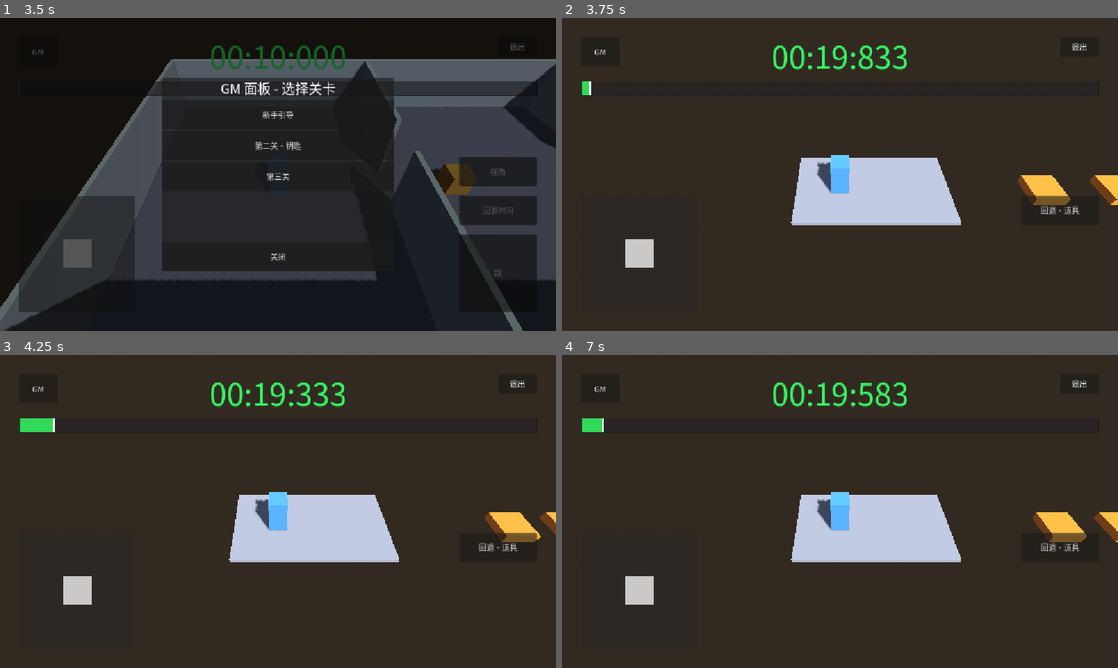
Above: before the commit, frames 1-4 (two rows, left to right).
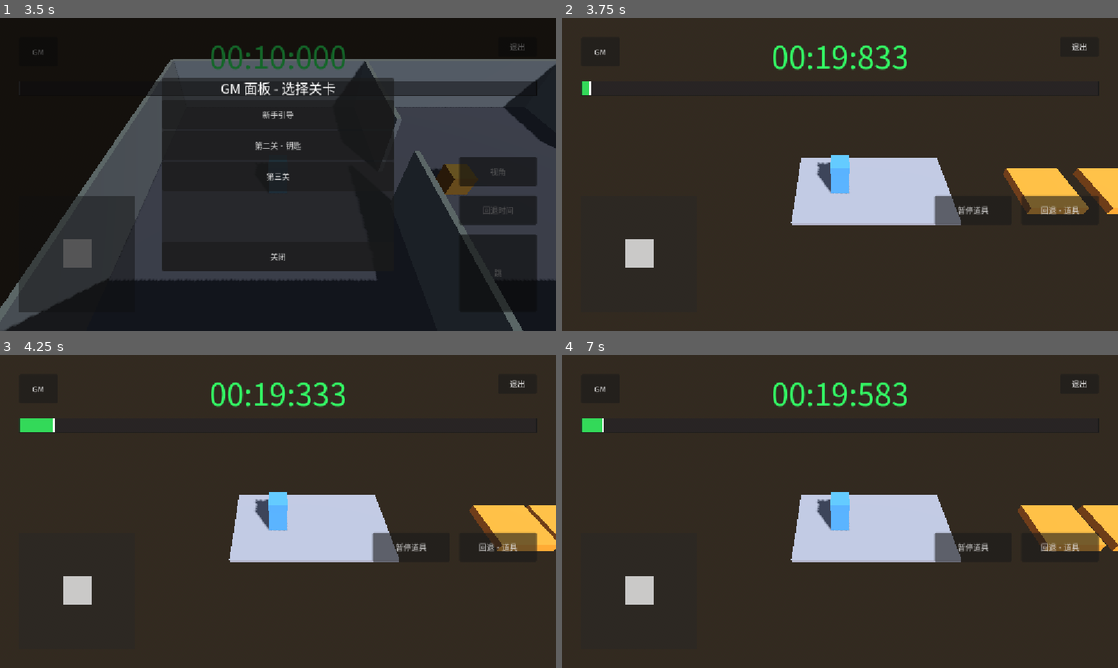
Above: after the commit, the same moments.

Repository: boomlulu/godot-jolt-time
Game: Godot game, scene res://world.tscn
The game is run twice, just before and just after one commit, with the same random seed, the same clock (stepped at 60 frames per second) and the same inputs.
Inputs (mouse positions are in pixels of both pictures, inside the frame that each line leads up to):
- Up to frame 1 (3.5 s): click "跳" at 0.5 s; click "回退时间" at 1.25 s; click "视角" at 2 s; click "GM" at 2.75 s
- Up to frame 2 (3.75 s): click "第三关" at 3.5 s
- Up to frame 3 (4.25 s): no input
- Up to frame 4 (7 s): click (973, 545) at 4.25 s, where only the run after the commit has a clickable "暂停道具"; click "回退·道具" at 5 s; click "GM" at 5.75 s; click "第三关" at 6.5 s

Frame 1 is identical in both runs. In frame 2, 2.1% of the frame differs, in the area x 66-100%, y 48-67%; in frame 3, 1.8%; in frame 4, 2.1%.

Commit message:
feat(level_03): wider platforms 2.5×0.4×2.5 + pause toggle
- BoxMesh/BoxShape3D 共享 sub_resource 调到 2.5×0.4×2.5（含残影 mesh）
- HUD 加 PauseButton：按一下暂停 ItemTimeline.advance，再按恢复
- rewind/drag 不受 pause 影响，永远优先
- 按钮文字"暂停道具" ↔ "恢复道具"

Co-Authored-By: Claude Opus 4.7 (1M context) <noreply@anthropic.com>

Diff:
--- a/level_03.gd
+++ b/level_03.gd
@@ -18,6 +18,7 @@
 @onready var _hud_joystick: Control = $HUD/Joystick
 @onready var _hud_exit: Button = $HUD/ExitButton
 @onready var _hud_rewind: Button = $HUD/RewindButton
+@onready var _hud_pause: Button = $HUD/PauseButton
 @onready var _hud_timer: Label = $HUD/TimerLabel
 @onready var _hud_tips: Label = $HUD/TipsLabel
 @onready var _hud_dialog: AcceptDialog = $HUD/GameOverDialog
@@ -43,6 +44,7 @@
 @onready var _item3_trail: MultiMeshInstance3D = $ItemTrail3
 
 var _rewind_held: bool = false
+var _item_paused: bool = false
 var _door_triggered: bool = false
 var _countdown: float = TIMER_START
 var _game_over: bool = false
@@ -77,6 +79,8 @@
 	_hud_exit.pressed.connect(_on_exit_pressed)
 	_hud_rewind.hold_started.connect(_on_rewind_started)
 	_hud_rewind.hold_ended.connect(_on_rewind_ended)
+	_hud_pause.pressed.connect(_on_pause_toggled)
+	_hud_pause.text = "暂停道具"
 	_hud_dialog.confirmed.connect(_on_restart)
 	_hud_win.confirmed.connect(_on_win_confirmed)
 	_hud_gm_button.pressed.connect(_on_gm_open)
@@ -140,7 +144,10 @@
 			_item_timeline.disable_recording()
 			_item_timeline.step_backward(delta)
 		Timeline.State.ADVANCING:
-			_item_timeline.advance(delta)
+			if not _item_paused:
+				_item_timeline.advance(delta)
+			else:
+				_item_timeline.disable_recording()
 		Timeline.State.IDLE:
 			_item_timeline.disable_recording()
 
@@ -211,6 +218,10 @@
 func _on_rewind_ended() -> void:
 	_rewind_held = false
 
+func _on_pause_toggled() -> void:
+	_item_paused = not _item_paused
+	_hud_pause.text = "恢复道具" if _item_paused else "暂停道具"
+
 func _populate_levels() -> void:
 	for level in LEVELS:
 		var btn := Button.new()
--- a/level_03.tscn
+++ b/level_03.tscn
@@ -50,10 +50,10 @@
 albedo_color = Color(0.95, 0.2, 0.2, 1)
 
 [sub_resource type="BoxMesh" id="BoxMesh_item"]
-size = Vector3(1.5, 0.4, 1.5)
+size = Vector3(2.5, 0.4, 2.5)
 
 [sub_resource type="BoxShape3D" id="BoxShape_item"]
-size = Vector3(1.5, 0.4, 1.5)
+size = Vector3(2.5, 0.4, 2.5)
 
 [sub_resource type="StandardMaterial3D" id="Mat_item"]
 albedo_color = Color(1, 0.55, 0.15, 1)
@@ -69,7 +69,7 @@
 
 [sub_resource type="BoxMesh" id="BoxMesh_ghost_item"]
 material = SubResource("Mat_ghost")
-size = Vector3(1.5, 0.4, 1.5)
+size = Vector3(2.5, 0.4, 2.5)
 
 [sub_resource type="MultiMesh" id="ItemGhostMM1"]
 transform_format = 1
@@ -307,6 +307,18 @@
 offset_left = -200.0
 offset_top = -280.0
 offset_right = -40.0
+offset_bottom = -220.0
+
+[node name="PauseButton" type="Button" parent="HUD"]
+script = ExtResource("5_touchbtn")
+text = "暂停道具"
+anchor_left = 1.0
+anchor_top = 1.0
+anchor_right = 1.0
+anchor_bottom = 1.0
+offset_left = -380.0
+offset_top = -280.0
+offset_right = -220.0
 offset_bottom = -220.0
 
 [node name="TimerLabel" type="Label" parent="HUD"]
